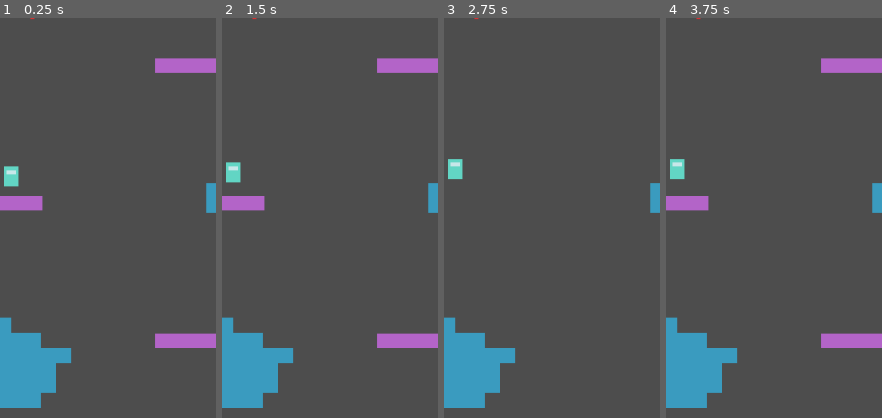
Above: before the commit, frames 1-4 (left to right).
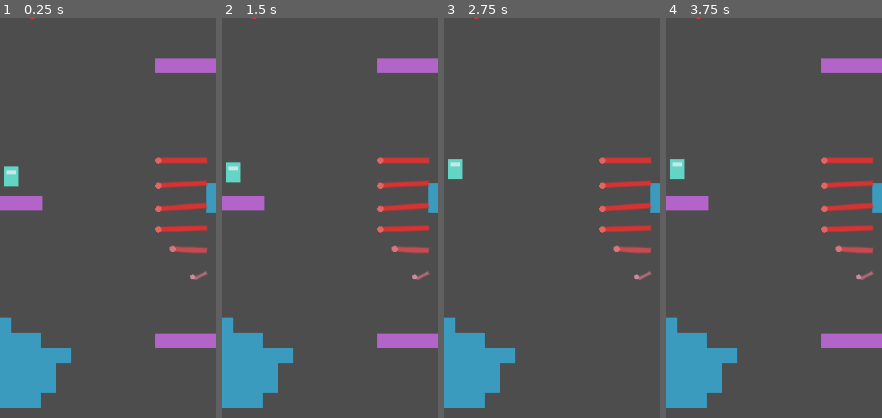
Above: after the commit, the same moments.

Repository: lucantarellis/escapa-del-tentaculo
Game: Godot game, scene res://scenes/levels/segments/alien/SegmentAlien05.tscn
The game is run twice, just before and just after one commit, with the same random seed, the same clock (stepped at 60 frames per second) and the same inputs. This scene is started directly instead of the project's main scene.
Inputs:
- Up to frame 1 (0.25 s): no input
- Up to frame 2 (1.5 s): hold D (move_right) 0.53-1.28 s; tap Shift (dash) at 0.6, 1.35 s; tap Space (jump) at 0.77 s; hold S (move_down) from 1.28 s (still down)
- Up to frame 3 (2.75 s): tap Space (jump) at 1.52 s; release S (move_down) at 2.03 s; hold D (move_right) from 2.03 s (still down); tap Shift (dash) at 2.1 s
- Up to frame 4 (3.75 s): release D (move_right) at 2.78 s; hold W (move_up) 2.78-3.53 s; tap Shift (dash) at 2.85, 3.6 s; tap Space (jump) at 3.02 s; hold A (move_left) from 3.53 s (still down)
The pictures show only the part of the screen within x 30-80%, y 36-86%; the shares and areas given below are measured in that part.

The runs differ from the first frame. In frame 1, 1.9% of the frame differs, in the area x 71-97%, y 34-66%; in frame 2, 1.9%; in frame 3, 1.9%; in frame 4, 1.9%.

Commit message:
ronda-a paso 5c: cilios y tentaculos menores en el tier 3
Co-Authored-By: Claude Sonnet 5.5 <noreply@anthropic.com>
Claude-Session: https://claude.ai/code/session_015vn6m6iCVnbFeojbeWT8qG

Diff:
--- /dev/null
+++ b/scenes/hazards/CiliaStrip.tscn
@@ -0,0 +1,7 @@
+[gd_scene format=3]
+
+[ext_resource type="Script" path="res://scripts/hazards/cilia_strip.gd" id="1_cilia"]
+
+[node name="CiliaStrip" type="Node2D"]
+z_index = 5
+script = ExtResource("1_cilia")
--- /dev/null
+++ b/scenes/hazards/MinorTentacle.tscn
@@ -0,0 +1,7 @@
+[gd_scene format=3]
+
+[ext_resource type="Script" path="res://scripts/hazards/minor_tentacle.gd" id="1_mt"]
+
+[node name="MinorTentacle" type="Node2D"]
+z_index = 5
+script = ExtResource("1_mt")
--- a/scenes/levels/segments/alien/SegmentAlien02.tscn
+++ b/scenes/levels/segments/alien/SegmentAlien02.tscn
@@ -5,6 +5,7 @@
 [ext_resource type="PackedScene" path="res://scenes/pickups/FuelTank.tscn" id="tank"]
 [ext_resource type="PackedScene" path="res://scenes/levels/Walls.tscn" id="walls"]
 [ext_resource type="PackedScene" path="res://scenes/hazards/Antibody.tscn" id="anti"]
+[ext_resource type="PackedScene" path="res://scenes/hazards/CiliaStrip.tscn" id="cil"]
 
 [node name="SegmentAlien02" type="Node2D"]
 script = ExtResource("seg")
@@ -48,6 +49,11 @@
 position = Vector2(167, -498)
 travel = Vector2(110, 0)
 
+[node name="CiliaStrip1" parent="." instance=ExtResource("cil")]
+position = Vector2(24, -390)
+angle = 0.0
+initial_delay = 0.5
+
 [node name="FuelTank1" parent="." instance=ExtResource("tank")]
 position = Vector2(250, -184)
 
--- a/scenes/levels/segments/alien/SegmentAlien03.tscn
+++ b/scenes/levels/segments/alien/SegmentAlien03.tscn
@@ -5,6 +5,7 @@
 [ext_resource type="PackedScene" path="res://scenes/pickups/FuelTank.tscn" id="tank"]
 [ext_resource type="PackedScene" path="res://scenes/levels/Walls.tscn" id="walls"]
 [ext_resource type="PackedScene" path="res://scenes/hazards/BileWall.tscn" id="bile"]
+[ext_resource type="PackedScene" path="res://scenes/hazards/MinorTentacle.tscn" id="ten"]
 
 [node name="SegmentAlien03" type="Node2D" unique_id=568838131]
 script = ExtResource("seg")
@@ -44,6 +45,12 @@
 angle = 180.0
 initial_delay = 1.0
 
+[node name="MinorTentacle1" parent="." instance=ExtResource("ten")]
+position = Vector2(36, -438)
+angle_from = -50.0
+angle_to = 50.0
+tentacle_length = 150
+
 [node name="FuelTank1" parent="." unique_id=1547117710 instance=ExtResource("tank")]
 position = Vector2(250, -534)
 
--- a/scenes/levels/segments/alien/SegmentAlien05.tscn
+++ b/scenes/levels/segments/alien/SegmentAlien05.tscn
@@ -5,6 +5,7 @@
 [ext_resource type="PackedScene" path="res://scenes/pickups/FuelTank.tscn" id="tank"]
 [ext_resource type="PackedScene" path="res://scenes/levels/Walls.tscn" id="walls"]
 [ext_resource type="PackedScene" path="res://scenes/hazards/Antibody.tscn" id="anti"]
+[ext_resource type="PackedScene" path="res://scenes/hazards/CiliaStrip.tscn" id="cil"]
 
 [node name="SegmentAlien05" type="Node2D"]
 script = ExtResource("seg")
@@ -46,6 +47,11 @@
 position = Vector2(137, -426)
 travel = Vector2(110, 0)
 
+[node name="CiliaStrip1" parent="." instance=ExtResource("cil")]
+position = Vector2(276, -294)
+angle = 180.0
+initial_delay = 0.5
+
 [node name="FuelTank1" parent="." instance=ExtResource("tank")]
 position = Vector2(120, -284)
 
--- a/scenes/levels/segments/alien/SegmentAlien06.tscn
+++ b/scenes/levels/segments/alien/SegmentAlien06.tscn
@@ -4,6 +4,7 @@
 [ext_resource type="Script" uid="uid://babh65w3a025g" path="res://scripts/levels/level_segment.gd" id="seg"]
 [ext_resource type="PackedScene" path="res://scenes/pickups/FuelTank.tscn" id="tank"]
 [ext_resource type="PackedScene" path="res://scenes/levels/Walls.tscn" id="walls"]
+[ext_resource type="PackedScene" path="res://scenes/hazards/MinorTentacle.tscn" id="ten"]
 
 [node name="SegmentAlien06" type="Node2D" unique_id=2111983989]
 script = ExtResource("seg")
@@ -48,6 +49,12 @@
 [node name="Goal" parent="." unique_id=1012374725 instance=ExtResource("plat")]
 position = Vector2(180, -600)
 
+[node name="MinorTentacle1" parent="." instance=ExtResource("ten")]
+position = Vector2(228, -270)
+angle_from = 130.0
+angle_to = 230.0
+tentacle_length = 150
+
 [node name="FuelTank1" parent="." unique_id=1220246484 instance=ExtResource("tank")]
 position = Vector2(90, -274)
 
--- a/scenes/levels/segments/alien/SegmentAlien08.tscn
+++ b/scenes/levels/segments/alien/SegmentAlien08.tscn
@@ -5,6 +5,7 @@
 [ext_resource type="PackedScene" path="res://scenes/pickups/FuelTank.tscn" id="tank"]
 [ext_resource type="PackedScene" path="res://scenes/levels/Walls.tscn" id="walls"]
 [ext_resource type="PackedScene" path="res://scenes/hazards/BileWall.tscn" id="bile"]
+[ext_resource type="PackedScene" path="res://scenes/hazards/CiliaStrip.tscn" id="cil"]
 
 [node name="SegmentAlien08" type="Node2D"]
 script = ExtResource("seg")
@@ -52,6 +53,11 @@
 angle = 0.0
 initial_delay = 1.0
 
+[node name="CiliaStrip1" parent="." instance=ExtResource("cil")]
+position = Vector2(336, -462)
+angle = 180.0
+initial_delay = 0.5
+
 [node name="FuelTank1" parent="." instance=ExtResource("tank")]
 position = Vector2(250, -184)
 
--- a/scenes/levels/segments/alien/SegmentAlien09.tscn
+++ b/scenes/levels/segments/alien/SegmentAlien09.tscn
@@ -5,6 +5,7 @@
 [ext_resource type="PackedScene" path="res://scenes/pickups/FuelTank.tscn" id="tank"]
 [ext_resource type="PackedScene" path="res://scenes/levels/Walls.tscn" id="walls"]
 [ext_resource type="PackedScene" path="res://scenes/hazards/BileWall.tscn" id="bile"]
+[ext_resource type="PackedScene" path="res://scenes/hazards/CiliaStrip.tscn" id="cil"]
 
 [node name="SegmentAlien09" type="Node2D" unique_id=1316139003]
 script = ExtResource("seg")
@@ -45,6 +46,11 @@
 angle = 0.0
 initial_delay = 1.0
 
+[node name="CiliaStrip1" parent="." instance=ExtResource("cil")]
+position = Vector2(192, -546)
+angle = 180.0
+initial_delay = 0.5
+
 [node name="FuelTank1" parent="." unique_id=739404534 instance=ExtResource("tank")]
 position = Vector2(290, -314)
 
--- a/scenes/levels/segments/alien/SegmentAlien10.tscn
+++ b/scenes/levels/segments/alien/SegmentAlien10.tscn
@@ -5,6 +5,7 @@
 [ext_resource type="PackedScene" path="res://scenes/pickups/FuelTank.tscn" id="tank"]
 [ext_resource type="PackedScene" path="res://scenes/levels/Walls.tscn" id="walls"]
 [ext_resource type="PackedScene" path="res://scenes/hazards/Antibody.tscn" id="anti"]
+[ext_resource type="PackedScene" path="res://scenes/hazards/MinorTentacle.tscn" id="ten"]
 
 [node name="SegmentAlien10" type="Node2D"]
 script = ExtResource("seg")
@@ -51,6 +52,12 @@
 position = Vector2(125, -366)
 travel = Vector2(110, 0)
 
+[node name="MinorTentacle1" parent="." instance=ExtResource("ten")]
+position = Vector2(24, -210)
+angle_from = -50.0
+angle_to = 50.0
+tentacle_length = 150
+
 [node name="FuelTank1" parent="." instance=ExtResource("tank")]
 position = Vector2(90, -184)
 
--- /dev/null
+++ b/scripts/hazards/cilia_strip.gd
@@ -0,0 +1,154 @@
+@tool
+class_name CiliaStrip
+extends Node2D
+## Hilera de cilios del tier 3: filamentos que crecen de la pared del túnel. Ciclo: **reposo**
+## (pegados a la pared, rosados e inofensivos) → **aviso** (`warning_time`: tiemblan y se ponen
+## rojizos) → **activos** (`active_time`: se estiran hacia el túnel, rojos y letales) → reposo. Cada
+## filamento arranca con un retraso (`wave_delay`) respecto del anterior, así la ola recorre la hilera
+## y se puede aprender el ritmo. Solo actúa con la hilera a la vista. Placeholders con polígonos.
+## Ver `docs/mecanicas/amenazas-alien.md`.
+
+## Rojo letal de la paleta (filamentos activos). Solo visual.
+const ACTIVE_COLOR: Color = Color("D83232")
+## Rosa carne del reposo. Solo visual.
+const REST_COLOR: Color = Color("B46A7C")
+## Radio aproximado del cuerpo del jugador. Unidad: px.
+const PLAYER_RADIUS: float = 9.0
+## Fracción de la extensión desde la que el filamento mata. Solo gameplay.
+const LETHAL_EXTENSION: float = 0.55
+
+@export_group("Hilera")
+## Dirección hacia la que crecen (0 = derecha, 180 = izquierda: hacia adentro del túnel). Unidad: °.
+@export var angle: float = 0.0:
+	set(value):
+		angle = value
+		queue_redraw()
+## Largo de la hilera a lo largo de la pared (siempre hacia abajo desde el origen). Unidad: px.
+@export var strip_length: float = 90.0:
+	set(value):
+		strip_length = value
+		queue_redraw()
+## Cantidad de filamentos.
+@export_range(2, 12) var count: int = 6:
+	set(value):
+		count = value
+		queue_redraw()
+## Largo de cada filamento extendido. Unidad: px.
+@export var filament_length: float = 38.0
+
+@export_group("Tiempos")
+## Reposo entre ciclos. Unidad: s.
+@export var rest_time: float = 1.6
+## Aviso previo. Unidad: s.
+@export var warning_time: float = 0.7
+## Tiempo activo (letal). Unidad: s.
+@export var active_time: float = 1.0
+## Retraso entre un filamento y el siguiente (la ola). Unidad: s.
+@export var wave_delay: float = 0.1
+## Desfase inicial para no sincronizar varias hileras. Unidad: s.
+@export var initial_delay: float = 0.0
+
+@export_group("Muerte")
+## Causa que se pasa a [method Player.die].
+@export var cause: StringName = &"cilia"
+
+var _clock: float = 0.0
+
+
+func _ready() -> void:
+	queue_redraw()
+
+
+func _physics_process(delta: float) -> void:
+	if Engine.is_editor_hint():
+		return
+	if not _in_view():
+		_clock = 0.0
+		return
+	_clock += delta
+	queue_redraw()
+	var player: Player = null
+	for node: Node in get_tree().get_nodes_in_group(&"player"):
+		player = node as Player
+	if player == null or not player.is_alive():
+		return
+	for i: int in count:
+		if _extension(i) < LETHAL_EXTENSION:
+			continue
+		var base: Vector2 = global_position + _base(i)
+		var tip: Vector2 = base + _dir() * filament_length * _extension(i)
+		var closest: Vector2 = Geometry2D.get_closest_point_to_segment(player.global_position, base, tip)
+		if closest.distance_to(player.global_position) <= 3.0 + PLAYER_RADIUS:
+			player.die(cause)
+			return
+
+
+## Vuelve al reposo (al reiniciar la partida).
+func reset() -> void:
+	_clock = 0.0
+	queue_redraw()
+
+
+func _dir() -> Vector2:
+	return Vector2.RIGHT.rotated(deg_to_rad(angle))
+
+
+# Posición local de la base del filamento [param i] (repartidos a lo largo de la pared).
+func _base(i: int) -> Vector2:
+	return Vector2.DOWN * strip_length * (float(i) / float(maxi(count - 1, 1)))
+
+
+func _cycle() -> float:
+	return rest_time + warning_time + active_time
+
+
+# Fase del filamento [param i] en el ciclo (s desde el inicio del reposo).
+func _phase(i: int) -> float:
+	return fposmod(_clock - initial_delay - float(i) * wave_delay, _cycle())
+
+
+# Extensión 0–1 del filamento [param i] (0 pegado a la pared, 1 estirado).
+func _extension(i: int) -> float:
+	var p: float = _phase(i)
+	if p < rest_time:
+		return 0.0
+	if p < rest_time + warning_time:
+		return 0.0
+	var a: float = p - rest_time - warning_time
+	return smoothstep(0.0, 0.18, a) * (1.0 - smoothstep(active_time - 0.2, active_time, a))
+
+
+func _warning(i: int) -> float:
+	var p: float = _phase(i)
+	if p >= rest_time and p < rest_time + warning_time:
+		return (p - rest_time) / maxf(warning_time, 0.001)
+	return 0.0
+
+
+func _in_view() -> bool:
+	var camera: ScrollCamera = get_viewport().get_camera_2d() as ScrollCamera
+	if camera == null:
+		return false
+	return camera.get_visible_rect().grow(40.0).has_point(global_position + _base(count / 2))
+
+
+func _draw() -> void:
+	var dir: Vector2 = _dir()
+	var side: Vector2 = dir.orthogonal()
+	for i: int in count:
+		var base: Vector2 = _base(i)
+		var ext: float = _extension(i) if not Engine.is_editor_hint() else 1.0
+		var warn: float = _warning(i) if not Engine.is_editor_hint() else 0.0
+		var rest_len: float = filament_length * 0.28
+		var length: float = lerpf(rest_len, filament_length, ext)
+		var col: Color = REST_COLOR.lerp(ACTIVE_COLOR, maxf(ext, warn * 0.8))
+		var shiver: float = sin(_clock * 60.0 + float(i)) * 2.5 * warn
+		var wob: float = sin(_clock * 4.0 + float(i) * 0.9) * 2.0
+		# Filamento en tres tramos con un poco de ondulación; reposo = inclinado y corto.
+		var lean: Vector2 = side * (6.0 if ext < 0.05 else 0.0)
+		var p0: Vector2 = base
+		var p1: Vector2 = base + dir * length * 0.4 + side * (wob + shiver) * 0.5 + lean * 0.5
+		var p2: Vector2 = base + dir * length * 0.75 + side * (wob + shiver) + lean
+		var p3: Vector2 = base + dir * length + side * (wob * 1.4 + shiver) + lean
+		draw_polyline(PackedVector2Array([p0, p1, p2, p3]), col, 4.0 - 1.5 * float(ext < 0.05) , true)
+		draw_circle(p3, 2.5 if ext > 0.05 else 2.0, col.lightened(0.25))
--- /dev/null
+++ b/scripts/hazards/minor_tentacle.gd
@@ -0,0 +1,182 @@
+@tool
+class_name MinorTentacle
+extends Node2D
+## Tentáculo menor del tier 3: un tentáculo que brota de la pared del túnel, **barre** un arco y se
+## retrae. Ciclo: **escondido** → **aviso** (`warning_time`: asoma un poco, tiembla y se marca el
+## sector que va a barrer con una cuña tenue) → **barrido** (`sweep_time`: gira de `angle_from` a
+## `angle_to`, estirado, letal) → **retracción** → descanso (`cooldown_time`). Es un tentáculo
+## pequeño, no el perseguidor. Solo actúa con el origen a la vista. Placeholders con polígonos.
+## Ver `docs/mecanicas/amenazas-alien.md`.
+
+## Rojo letal de la paleta. Solo visual.
+const BODY_COLOR: Color = Color("D83232")
+## Rojo oscuro de la base y de las ventosas. Solo visual.
+const DARK_COLOR: Color = Color("8E1F2B")
+## Color de la cuña de aviso. Solo visual.
+const WARNING_COLOR: Color = Color(1.0, 0.31, 0.25, 0.18)
+## Radio aproximado del cuerpo del jugador. Unidad: px.
+const PLAYER_RADIUS: float = 9.0
+## Tramos con los que se dibuja y colisiona el tentáculo. Solo visual y gameplay.
+const SEGMENTS: int = 10
+
+enum State { HIDDEN, WARN, SWEEP, RETRACT }
+
+@export_group("Barrido")
+## Ángulo inicial del barrido (0 = derecha, 90 = abajo, 180 = izquierda). Unidad: °.
+@export var angle_from: float = 150.0:
+	set(value):
+		angle_from = value
+		queue_redraw()
+## Ángulo final del barrido. Unidad: °.
+@export var angle_to: float = 210.0:
+	set(value):
+		angle_to = value
+		queue_redraw()
+## Largo del tentáculo estirado. Unidad: px.
+@export var tentacle_length: float = 150.0:
+	set(value):
+		tentacle_length = value
+		queue_redraw()
+## Grosor en la base. Unidad: px.
+@export var base_width: float = 14.0
+
+@export_group("Tiempos")
+## Aviso previo. Unidad: s.
+@export var warning_time: float = 0.9
+## Duración del barrido. Unidad: s.
+@export var sweep_time: float = 0.9
+## Duración de la retracción. Unidad: s.
+@export var retract_time: float = 0.5
+## Descanso entre ciclos. Unidad: s.
+@export var cooldown_time: float = 1.8
+## Espera inicial para desfasar varios. Unidad: s.
+@export var initial_delay: float = 1.0
+
+@export_group("Muerte")
+## Causa que se pasa a [method Player.die].
+@export var cause: StringName = &"minor_tentacle"
+
+var _state: State = State.HIDDEN
+var _t: float = 0.0
+var _wait: float = 0.0
+var _reach: float = 0.0
+var _angle: float = 0.0
+var _clock: float = 0.0
+
+
+func _ready() -> void:
+	_wait = initial_delay
+	_angle = angle_from
+	queue_redraw()
+
+
+func _physics_process(delta: float) -> void:
+	if Engine.is_editor_hint():
+		return
+	if not _in_view():
+		reset()
+		return
+	_clock += delta
+	match _state:
+		State.HIDDEN:
+			_wait -= delta
+			_reach = 0.0
+			if _wait <= 0.0:
+				_state = State.WARN
+				_t = 0.0
+				_angle = angle_from
+		State.WARN:
+			_t += delta
+			_reach = 0.25 * smoothstep(0.0, 0.6, _t / maxf(warning_time, 0.001))
+			if _t >= warning_time:
+				_state = State.SWEEP
+				_t = 0.0
+		State.SWEEP:
+			_t += delta
+			var k: float = clampf(_t / maxf(sweep_time, 0.001), 0.0, 1.0)
+			_angle = lerpf(angle_from, angle_to, smoothstep(0.0, 1.0, k))
+			_reach = lerpf(0.25, 1.0, smoothstep(0.0, 0.25, k))
+			_check_player()
+			if _t >= sweep_time:
+				_state = State.RETRACT
+				_t = 0.0
+		State.RETRACT:
+			_t += delta
+			_reach = lerpf(1.0, 0.0, clampf(_t / maxf(retract_time, 0.001), 0.0, 1.0))
+			if _t >= retract_time:
+				_state = State.HIDDEN
+				_wait = cooldown_time
+	queue_redraw()
+
+
+## Se esconde y vuelve a esperar (al reiniciar la partida).
+func reset() -> void:
+	_state = State.HIDDEN
+	_t = 0.0
+	_wait = initial_delay
+	_reach = 0.0
+	_angle = angle_from
+	queue_redraw()
+
+
+func _in_view() -> bool:
+	var camera: ScrollCamera = get_viewport().get_camera_2d() as ScrollCamera
+	if camera == null:
+		return false
+	return camera.get_visible_rect().grow(40.0).has_point(global_position)
+
+
+# Puntos locales del tentáculo para el ángulo y alcance actuales (con una curvatura que ondula).
+func _points() -> PackedVector2Array:
+	var pts: PackedVector2Array = PackedVector2Array()
+	var a: float = deg_to_rad(_angle)
+	var length: float = tentacle_length * _reach
+	var bend: float = sin(_clock * 3.0) * 0.35 + 0.35 * signf(angle_to - angle_from)
+	var pos: Vector2 = Vector2.ZERO
+	pts.append(pos)
+	for i: int in SEGMENTS:
+		var f: float = float(i + 1) / float(SEGMENTS)
+		a += bend * 0.08 * f
+		pos += Vector2.RIGHT.rotated(a) * (length / float(SEGMENTS))
+		pts.append(pos)
+	return pts
+
+
+func _check_player() -> void:
+	var pts: PackedVector2Array = _points()
+	for node: Node in get_tree().get_nodes_in_group(&"player"):
+		var player: Player = node as Player
+		if player == null or not player.is_alive():
+			continue
+		for i: int in pts.size() - 1:
+			var width: float = lerpf(base_width, 4.0, float(i) / float(SEGMENTS))
+			var closest: Vector2 = Geometry2D.get_closest_point_to_segment(to_local(player.global_position), pts[i], pts[i + 1])
+			if closest.distance_to(to_local(player.global_position)) <= width * 0.5 + PLAYER_RADIUS:
+				player.die(cause)
+				return
+
+
+func _draw() -> void:
+	if Engine.is_editor_hint():
+		var wedge: PackedVector2Array = PackedVector2Array([Vector2.ZERO])
+		for s: int in 13:
+			wedge.append(Vector2.RIGHT.rotated(deg_to_rad(lerpf(angle_from, angle_to, float(s) / 12.0))) * tentacle_length)
+		draw_colored_polygon(wedge, Color(1, 1, 1, 0.12))
+		return
+	# Base: bulto de carne en la pared.
+	draw_circle(Vector2.ZERO, base_width * 0.6, DARK_COLOR)
+	if _state == State.WARN:
+		var k: float = _t / maxf(warning_time, 0.001)
+		var wedge: PackedVector2Array = PackedVector2Array([Vector2.ZERO])
+		for s: int in 13:
+			wedge.append(Vector2.RIGHT.rotated(deg_to_rad(lerpf(angle_from, angle_to, float(s) / 12.0))) * tentacle_length)
+		draw_colored_polygon(wedge, Color(WARNING_COLOR, WARNING_COLOR.a * (0.4 + 0.6 * k)))
+	if _reach <= 0.01:
+		return
+	var pts: PackedVector2Array = _points()
+	var shake: Vector2 = Vector2(sin(_clock * 60.0), cos(_clock * 70.0)) * 1.5 if _state == State.WARN else Vector2.ZERO
+	for i: int in pts.size() - 1:
+		var width: float = lerpf(base_width, 4.0, float(i) / float(SEGMENTS))
+		draw_line(pts[i] + shake, pts[i + 1] + shake, BODY_COLOR if i % 2 == 0 else Color(BODY_COLOR, 0.9), width)
+		if i % 2 == 1:
+			draw_circle(pts[i] + shake, width * 0.22, DARK_COLOR)
--- a/scripts/levels/level_controller.gd
+++ b/scripts/levels/level_controller.gd
@@ -34,6 +34,8 @@
 	&"laser": "GOLPEADO — pulsá R para reiniciar",
 	&"bile": "GOLPEADO — pulsá R para reiniciar",
 	&"antibody": "GOLPEADO — pulsá R para reiniciar",
+	&"cilia": "GOLPEADO — pulsá R para reiniciar",
+	&"minor_tentacle": "CAPTURADO — pulsá R para reiniciar",
 }
 ## Texto para una causa de muerte desconocida. Solo visual.
 const DEFAULT_DEATH_TEXT: String = "PERDISTE — pulsá R para reiniciar"
Not shown, added: scripts/hazards/cilia_strip.gd.uid
Not shown, added: scripts/hazards/minor_tentacle.gd.uid
Not shown, changed: docs/mecanicas/amenazas-alien.md
Not shown, changed: docs/mecanicas/tier-alien.md
